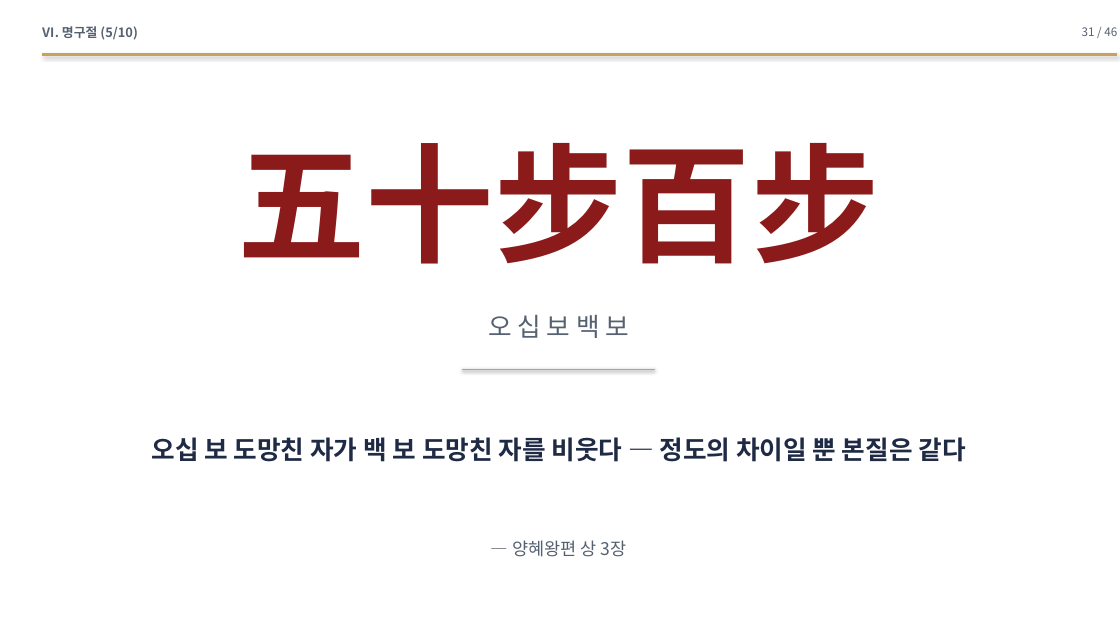
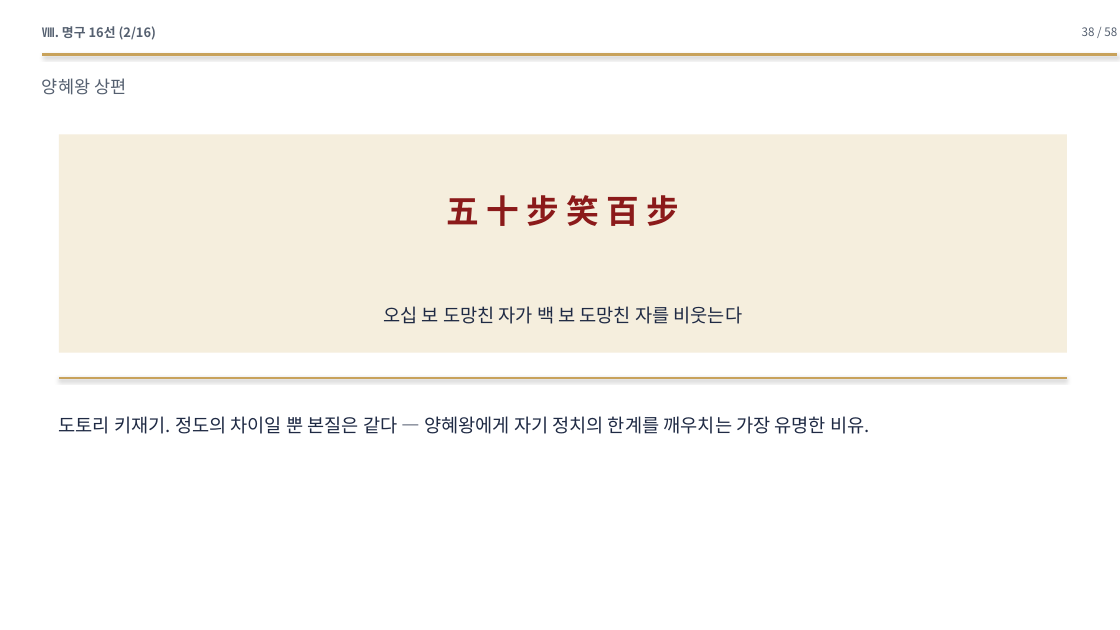
Before and after one commit to hpark1947/Oriental-Classics2, a slide deck: slide 38 of 발표자료/맹자_발표자료.pptx (slide 31 before the commit). Drawn at 1120x630 pixels with LibreOffice and Linux fonts; fonts in the diff are those of the drawing. Boxes give left, top, right and bottom in pixels: in the first picture for what was removed or moved away, otherwise in the second. Text is boxed around its words. In the diff, an @@ line names an element or a change of style, - is before the commit and + after.

```diff
--- a/발표자료/맹자_발표자료.pptx
+++ b/발표자료/맹자_발표자료.pptx
@@ text at [42, 26, 156, 40]: text changed @@
-Ⅵ. 명구절 (5/10)
+Ⅷ. 명구 16선 (2/16)
@@ text at [1082, 27, 1117, 36]: text changed @@
-31 / 46
+38 / 58
@@ text at [42, 78, 126, 95]: text changed @@
-— 양혜왕편 상 3장
+양혜왕 상편
@@ rectangle added at [59, 134, 1067, 353], fill #F5EEDD @@
@@ text at [446, 195, 680, 226]: text changed; size 110 to 28 pt @@
-五十步百步
+五 十 步 笑 百 步
@@ text at [383, 306, 743, 324]: text changed; size 22 to 16 pt; bold off @@
-오십 보 도망친 자가 백 보 도망친 자를 비웃다 — 정도의 차이일 뿐 본질은 같다
+오십 보 도망친 자가 백 보 도망친 자를 비웃는다
@@ text removed at [488, 315, 629, 338] @@
-오 십 보 백 보
@@ line added from (59, 378) to (1067, 378), #C8A25B 2 pt @@
@@ line removed from (462, 370) to (655, 370) @@
@@ text added at [59, 416, 870, 434], 16 pt, text #1F2A44 @@
+도토리 키재기. 정도의 차이일 뿐 본질은 같다 — 양혜왕에게 자기 정치의 한계를 깨우치는 가장 유명한 비유.
```
Also in this commit, not shown: 7 other slides changed, 50 slides added, 38 slides removed, 1 other file.
